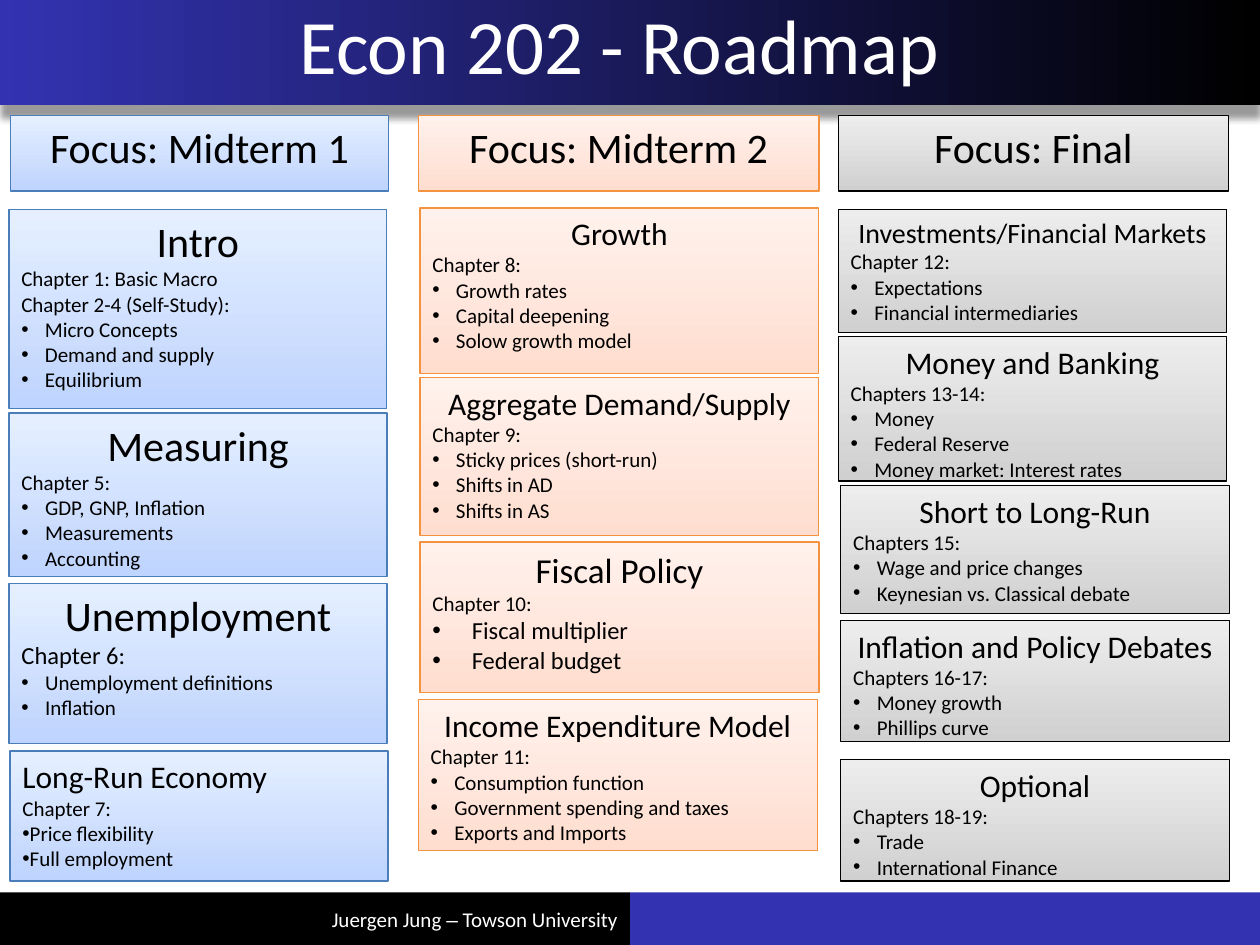
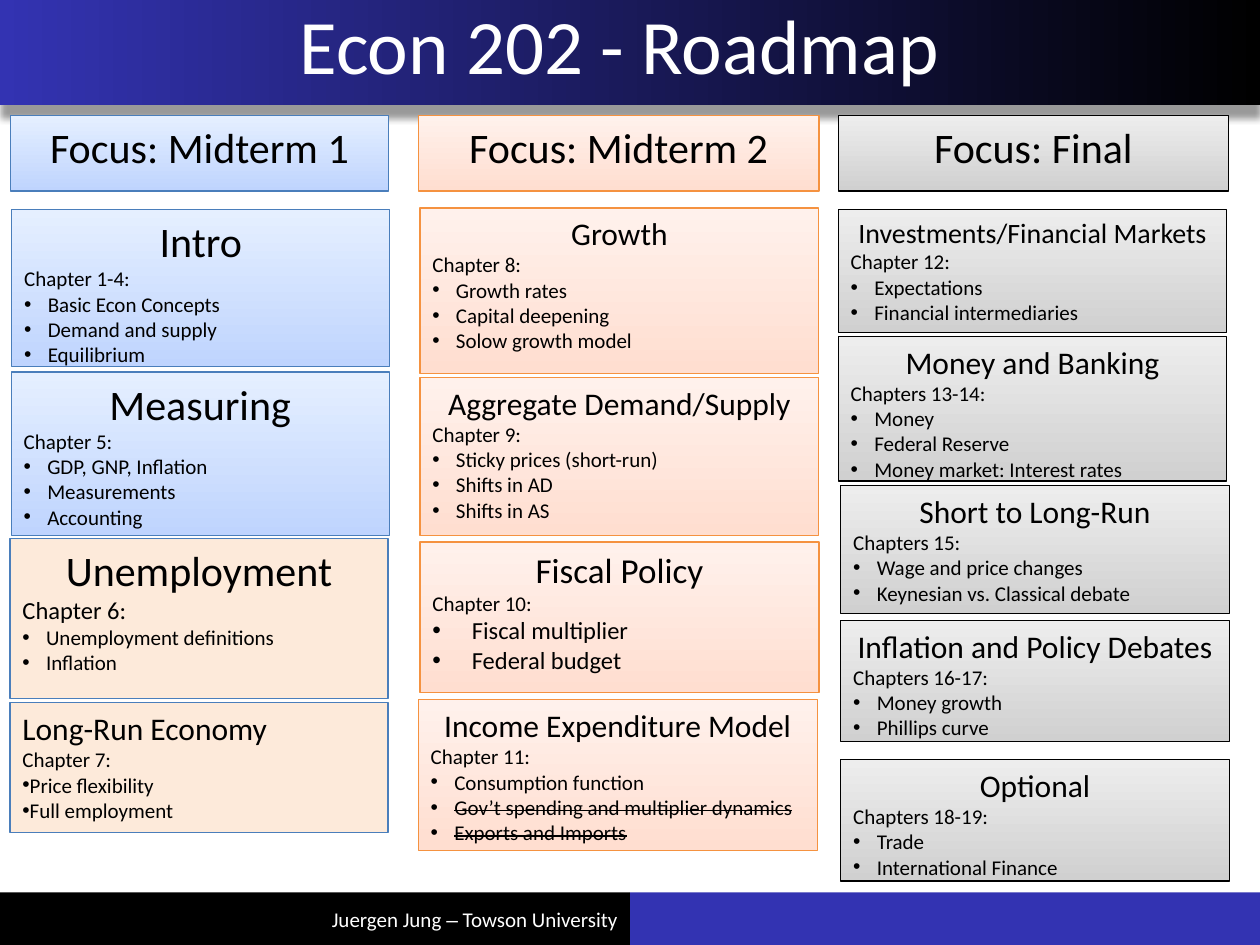
Before and after one commit to juejung/juejung.github.io, a slide deck: slide 1 of jdocs/Macro1/Chapter0_Roadmap.pptx. Drawn at 1260x945 pixels with LibreOffice and Linux fonts; fonts in the diff are those of the drawing. Boxes give left, top, right and bottom in pixels: in the first picture for what was removed or moved away, otherwise in the second. Text is boxed around its words. In the diff, an @@ line names an element or a change of style, - is before the commit and + after.

Commit message:
new roadmap

```diff
--- a/jdocs/Macro1/Chapter0_Roadmap.pptx
+++ b/jdocs/Macro1/Chapter0_Roadmap.pptx
@@ rectangle "Intro": place and size @@
-rectangle "Intro" at bbox=[9, 209, 387, 408]
+rectangle "Intro" at bbox=[11, 209, 389, 367]
@@ text in rectangle at bbox=[24, 271, 220, 316]: text changed @@
-Chapter 1: Basic Macro
-Chapter 2-4 (Self-Study):
-• Micro Concepts
+Chapter 1-4:
+• Basic Econ Concepts
@@ rectangle "Measuring": place and size @@
-rectangle "Measuring" at bbox=[9, 413, 387, 577]
+rectangle "Measuring" at bbox=[11, 372, 389, 536]
@@ rectangle "Unemployment": place and size @@
-rectangle "Unemployment" at bbox=[9, 583, 387, 743]
+rectangle "Unemployment" at bbox=[10, 539, 388, 699]
@@ rectangle "Unemployment" at bbox=[10, 539, 388, 699]: fill gradient #BFD4FE to #E5EFFF to #FDEADA @@
@@ rectangle "Long-Run Economy" at bbox=[10, 703, 388, 833]: fill gradient #BFD4FE to #E5EFFF to #FDEADA @@
@@ rectangle "Long-Run Economy": place and size @@
-rectangle "Long-Run Economy" at bbox=[10, 751, 388, 881]
+rectangle "Long-Run Economy" at bbox=[10, 703, 388, 833]
@@ text in rectangle at bbox=[454, 800, 792, 819]: text changed @@
-• Government spending and taxes
+• Gov’t spending and multiplier dynamics
@@ text in rectangle at bbox=[454, 825, 627, 844]: strikethrough on in "Exports and Imports" @@
```
